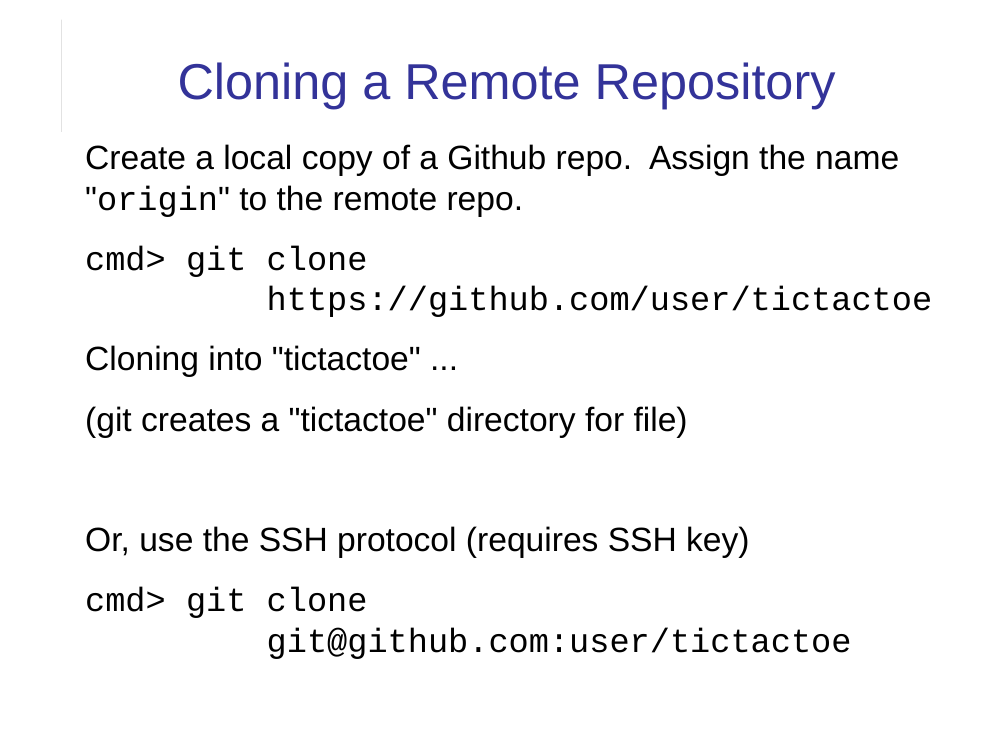
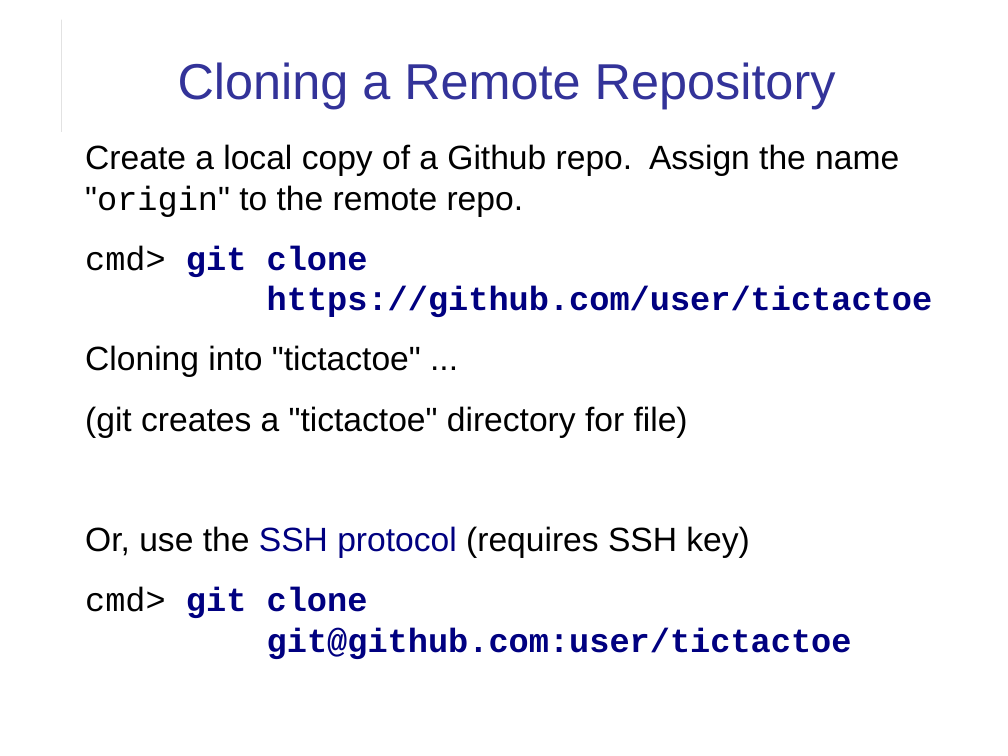
Before and after one commit to cpske/ISP, a slide deck: slide 6 of git/Git-Remotes.odp. Drawn at 1008x756 pixels with LibreOffice and Linux fonts; fonts in the diff are those of the drawing. Boxes give left, top, right and bottom in pixels: in the first picture for what was removed or moved away, otherwise in the second. Text is boxed around its words. In the diff, an @@ line names an element or a change of style, - is before the commit and + after.

Commit message:
add git remotes assignment

```diff
--- a/git/Git-Remotes.odp
+++ b/git/Git-Remotes.odp
@@ text at [85,245,933,659]: text colour #000000 to #000080 in "git clone https://github.com/user/tictactoe", "SSH protocol", "git clone git@github.com:user/tictactoe"; bold on in "git clone https://github.com/user/tictactoe", "git clone git@github.com:user/tictactoe" @@
```
Also in this commit, not shown: 7 other slides changed, 14 slides added, 9 other files.
